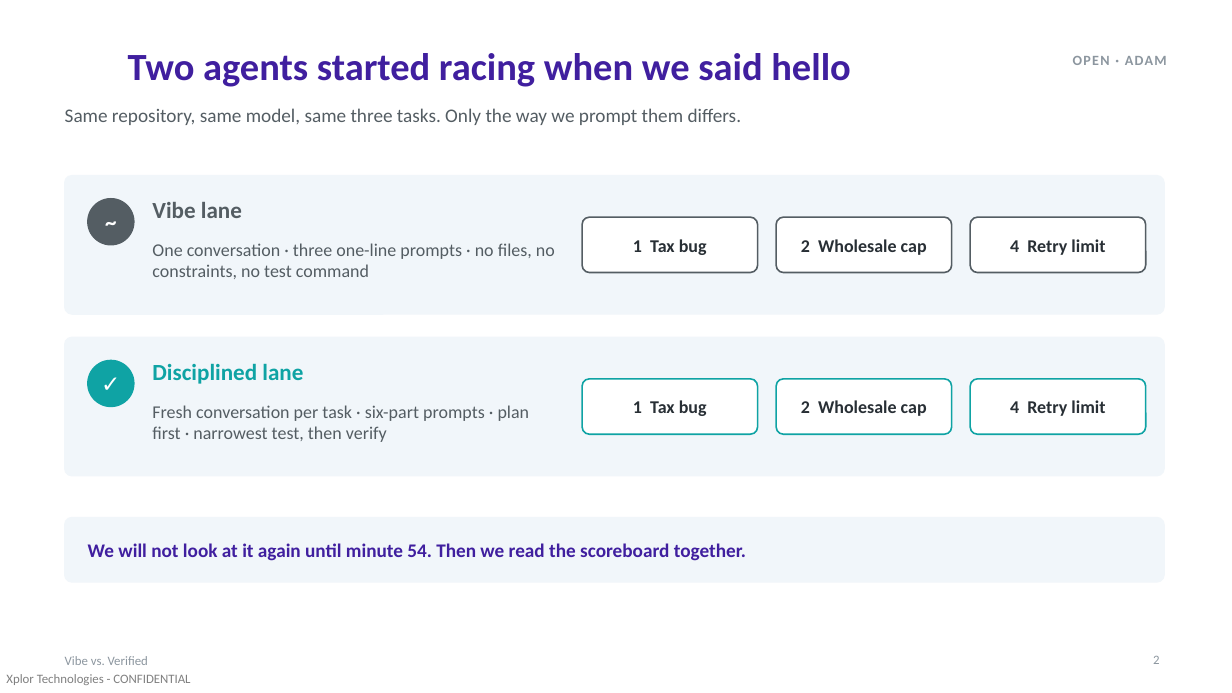
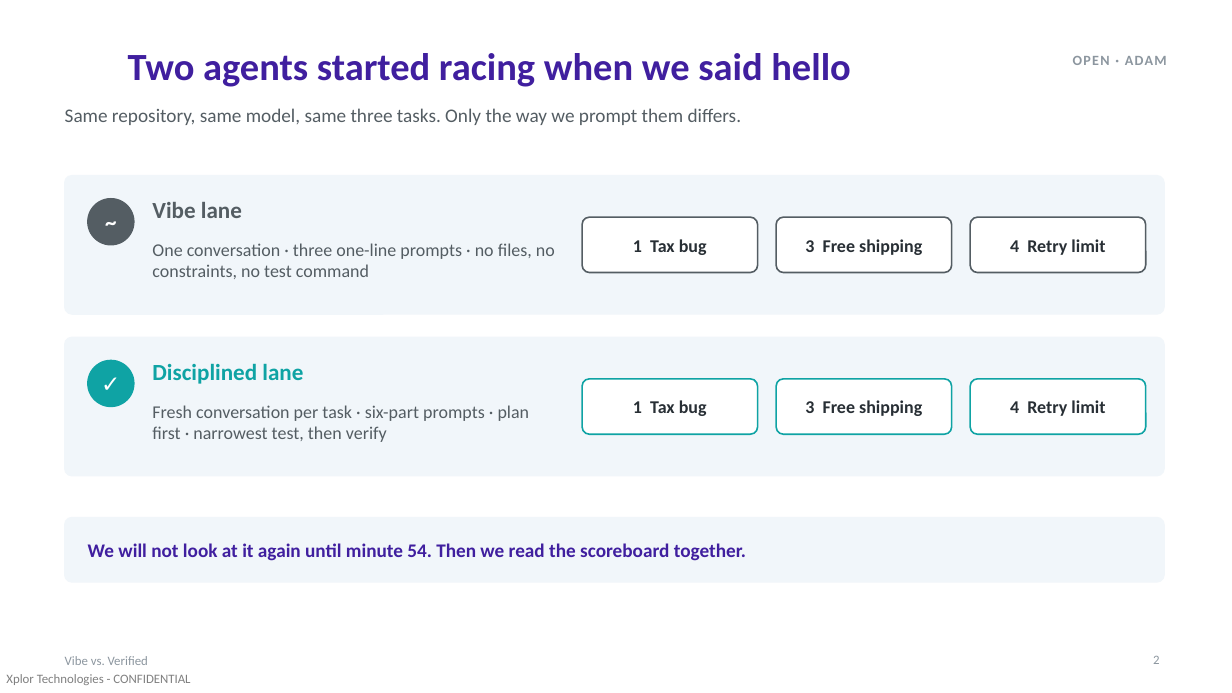
Before and after one commit to AdamMiddendorf/token-efficiency-demo, a slide deck: slide 2 of presentation/vibe-vs-verified.pptx. Drawn at 1232x693 pixels with LibreOffice and Linux fonts; fonts in the diff are those of the drawing. Boxes give left, top, right and bottom in pixels: in the first picture for what was removed or moved away, otherwise in the second. Text is boxed around its words. In the diff, an @@ line names an element or a change of style, - is before the commit and + after.

```diff
--- a/presentation/vibe-vs-verified.pptx
+++ b/presentation/vibe-vs-verified.pptx
@@ text at (805,239,922,255): text changed @@
-2 Wholesale cap
+3 Free shipping
@@ text at (805,400,922,416): text changed @@
-2 Wholesale cap
+3 Free shipping
```
Also in this commit, not shown: 8 other slides changed, 9 other files.
